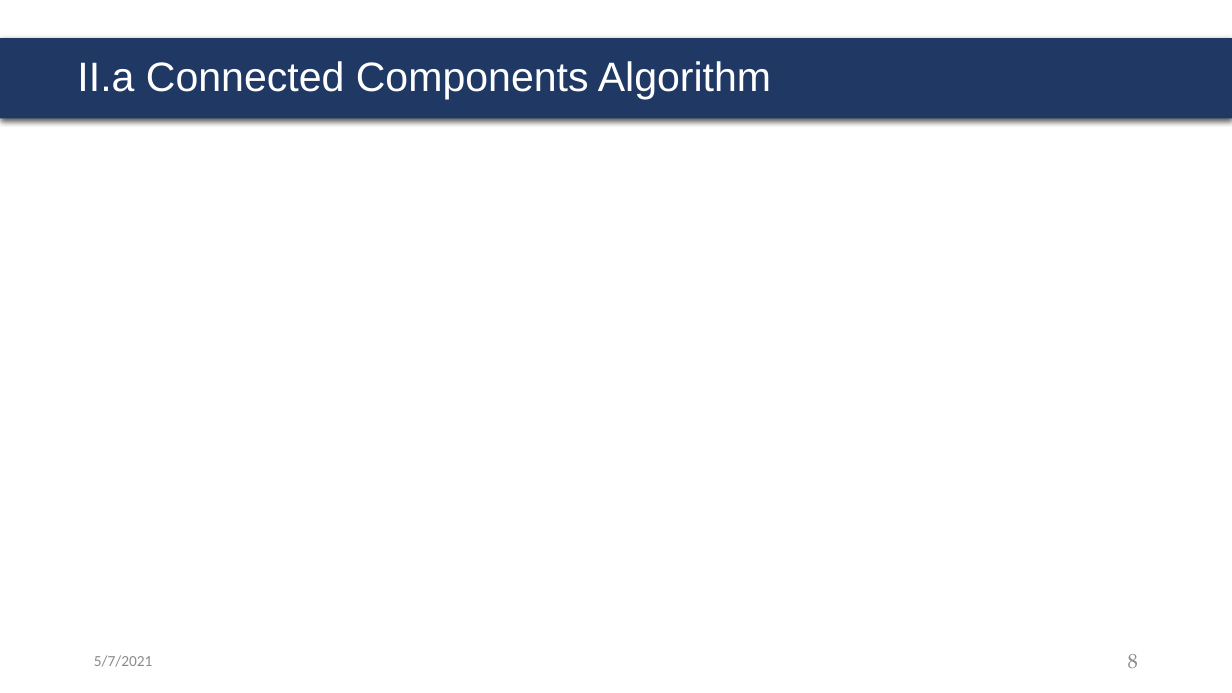
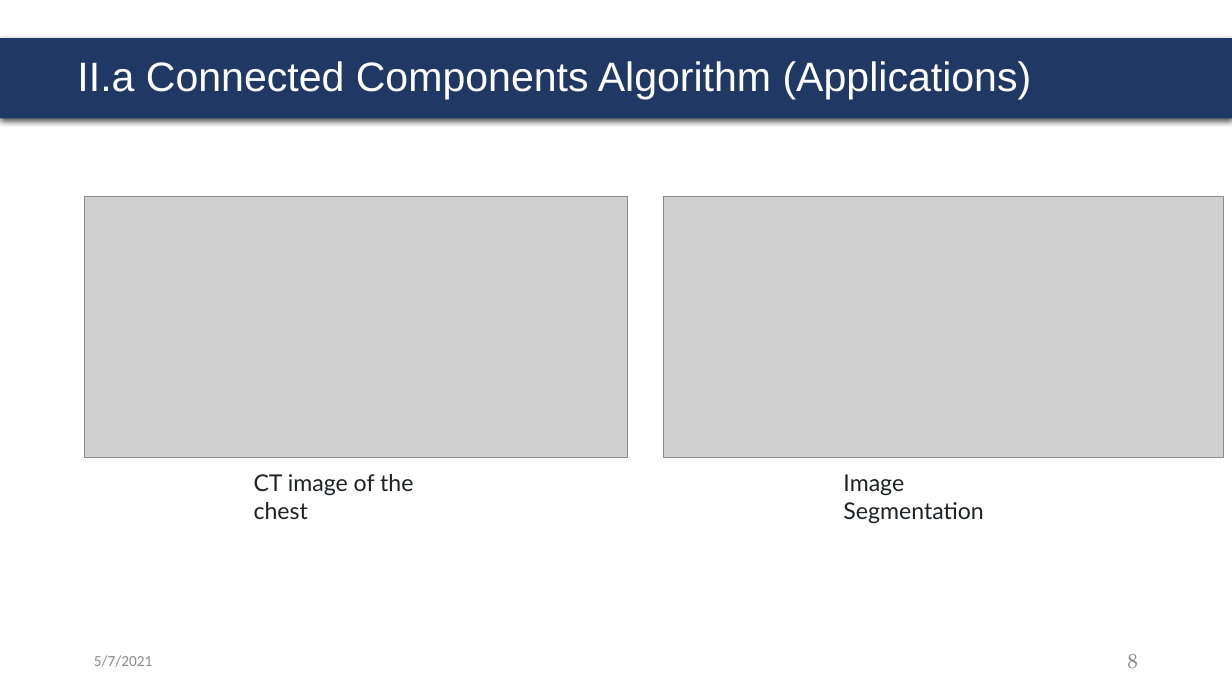
Before and after one commit to Thai-VuDuc169/DenoisingImage, a slide deck: slide 8 of PracticePythonCode/WeeklyPractice_Thai_v1.pptx. Drawn at 1232x693 pixels with LibreOffice and Linux fonts; fonts in the diff are those of the drawing; grey boxes stand for pictures. Boxes give left, top, right and bottom in pixels: in the first picture for what was removed or moved away, otherwise in the second. Text is boxed around its words. In the diff, an @@ line names an element or a change of style, - is before the commit and + after.

```diff
--- a/PracticePythonCode/WeeklyPractice_Thai_v1.pptx
+++ b/PracticePythonCode/WeeklyPractice_Thai_v1.pptx
@@ title at (x1=77, y1=61, x2=1032, y2=99): text changed @@
-II.a Connected Components Algorithm
+II.a Connected Components Algorithm (Applications)
@@ picture added at (x1=85, y1=197, x2=628, y2=457) @@
@@ picture added at (x1=664, y1=197, x2=1224, y2=457) @@
@@ text added at (x1=254, y1=474, x2=413, y2=519), 18 pt, text #202124 @@
+CT image of the chest
@@ text added at (x1=843, y1=474, x2=983, y2=524), 18 pt, text #202124 @@
+Image Segmentation
```
Also in this commit, not shown: 7 other slides changed, 5 other files.
